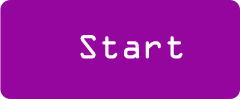
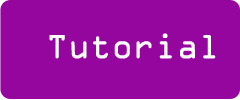
Layers edited between the first and the second 240 × 100 image:
renamed "Start" to "Tutorial", painted on it over box(49, 33, 216, 59)
